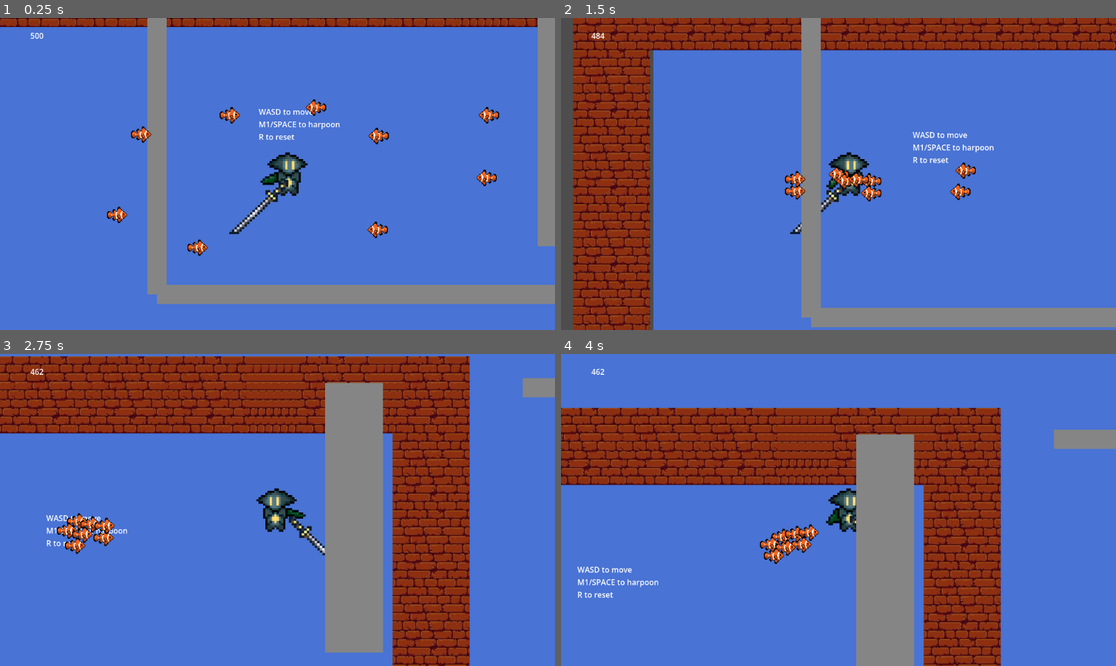
Above: before the commit, frames 1-4 (two rows, left to right).
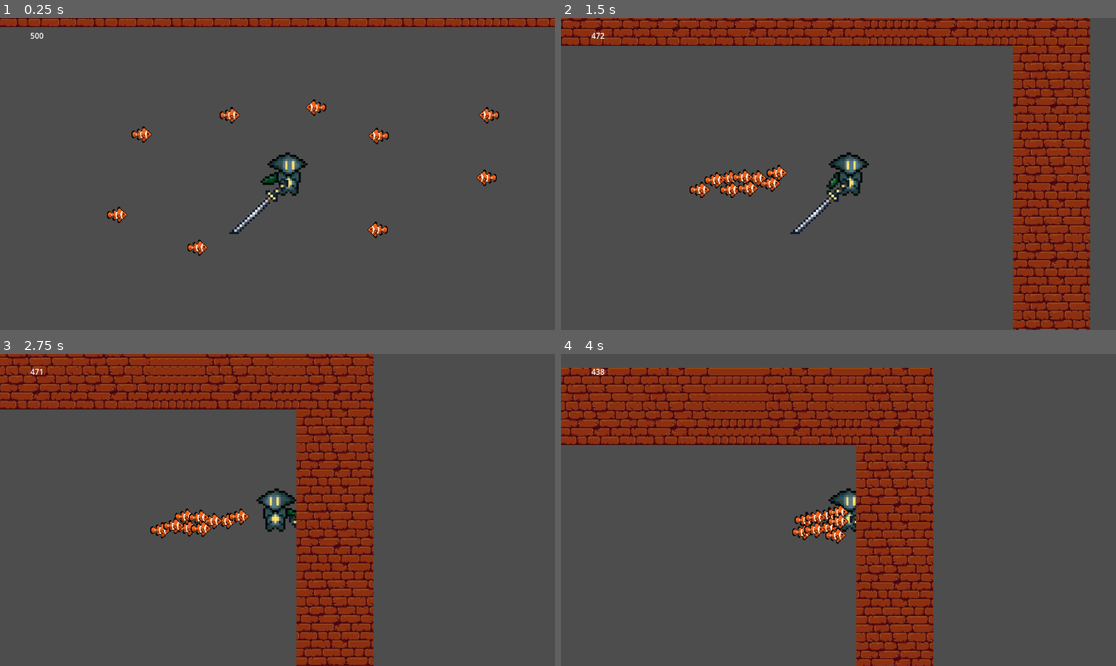
Above: after the commit, the same moments.

Repository: CommanderTuna999/Ocean-Game
Game: Godot game, scene res://Scenes/Game.tscn
Two runs of this game, one before a commit and one after it. Both use one fixed random seed, a clock stepped at 60 frames per second and the inputs below.
Inputs (mouse positions are in pixels of both pictures, inside the frame that each line leads up to):
- Up to frame 1 (0.25 s): no input
- Up to frame 2 (1.5 s): move the mouse to (960, 158) at 0.52 s; hold D (Right) from 0.53 s (still down); tap Space (Harpoon) at 0.6 s; tap W (Up) at 0.77 s; move the mouse to (727, 189) at 1.27 s; tap Shift (Shift) at 1.35 s
- Up to frame 3 (2.75 s): tap W (Up) at 1.52 s; move the mouse to (333, 441) at 2.02 s; release D (Right) at 2.03 s; hold A (Left) from 2.03 s (still down); click (333, 441) at 2.1 s
- Up to frame 4 (4 s): move the mouse to (810, 572) at 2.77 s; release A (Left) at 2.78 s; hold D (Right) from 2.78 s (still down); tap Space (Harpoon) at 2.85 s; tap W (Up) at 3.02, 3.77 s; move the mouse to (1005, 556) at 3.52 s; hold Shift (Shift) from 3.53 s (still down)

The runs differ from the first frame. In frame 1, 96% of the frame differs, in the area x 0-100%, y 0-100%; in frame 2, 93%; in frame 3, 93%; in frame 4, 96%.

Commit message:
clownfish attempt

Diff:
--- a/main game---ocean-thing/Scenes/Game.tscn
+++ b/main game---ocean-thing/Scenes/Game.tscn
@@ -1,14 +1,9 @@
 [gd_scene format=3 uid="uid://bgqp8w4nt7h7l"]
 
 [ext_resource type="PackedScene" uid="uid://bdqbpmxw31kbp" path="res://Scenes/player.tscn" id="1_gl6un"]
-[ext_resource type="PackedScene" uid="uid://2ltwnngvnohm" path="res://Scenes/target.tscn" id="2_j5yw3"]
-[ext_resource type="Script" uid="uid://utouu2ijuyh1" path="res://Scripts/exit.gd" id="3_j5yw3"]
 [ext_resource type="PackedScene" uid="uid://b7brt10lbkmsj" path="res://tile_map.tscn" id="4_b2bpf"]
 [ext_resource type="PackedScene" uid="uid://ony1pqjkvd1j" path="res://Scenes/clownfish.tscn" id="4_kldst"]
 [ext_resource type="PackedScene" uid="uid://ugr4xifmou0g" path="res://Scenes/weapon.tscn" id="5_b2bpf"]
-
-[sub_resource type="RectangleShape2D" id="RectangleShape2D_7f73g"]
-size = Vector2(40, 40)
 
 [node name="Game" type="Node2D" unique_id=1539891490]
 
@@ -19,116 +14,6 @@
 [node name="Weapon" parent="Player" unique_id=855850943 instance=ExtResource("5_b2bpf")]
 position = Vector2(4.8026733, 3.4092407)
 scale = Vector2(0.2183065, 0.22728147)
-
-[node name="Walls" type="Node" parent="." unique_id=1369482931]
-
-[node name="Floor" parent="Walls" unique_id=1651527836 instance=ExtResource("2_j5yw3")]
-position = Vector2(0, 900)
-scale = Vector2(75, 1)
-collision_mask = 5
-
-[node name="Celing" parent="Walls" unique_id=1014854824 instance=ExtResource("2_j5yw3")]
-position = Vector2(0, -900)
-scale = Vector2(75, 1)
-collision_mask = 5
-
-[node name="Wall1" parent="Walls" unique_id=722288506 instance=ExtResource("2_j5yw3")]
-position = Vector2(-1500, 0)
-scale = Vector2(1, 45)
-collision_mask = 5
-
-[node name="Wall2" parent="Walls" unique_id=890476781 instance=ExtResource("2_j5yw3")]
-position = Vector2(1500, 0)
-scale = Vector2(1, 45)
-collision_mask = 5
-
-[node name="Pillars" type="Node" parent="." unique_id=1098698107]
-
-[node name="Pillar1" parent="Pillars" unique_id=1083930751 instance=ExtResource("2_j5yw3")]
-position = Vector2(-650, 520)
-scale = Vector2(3, 14)
-collision_mask = 5
-
-[node name="Pillar2" parent="Pillars" unique_id=784381479 instance=ExtResource("2_j5yw3")]
-position = Vector2(650, 600)
-scale = Vector2(3, 10)
-collision_mask = 5
-
-[node name="Pillar3" parent="Pillars" unique_id=443638159 instance=ExtResource("2_j5yw3")]
-position = Vector2(555, 45)
-scale = Vector2(1, 5)
-collision_mask = 5
-
-[node name="Pillar5" parent="Pillars" unique_id=1617715451 instance=ExtResource("2_j5yw3")]
-position = Vector2(-428, -210)
-scale = Vector2(1, 5)
-collision_mask = 5
-
-[node name="Pillar4" parent="Pillars" unique_id=1219289484 instance=ExtResource("2_j5yw3")]
-position = Vector2(-36, 616)
-scale = Vector2(1, 5)
-collision_mask = 5
-
-[node name="Platforms" type="Node" parent="." unique_id=1982289608]
-
-[node name="FloatingPlatform1" parent="Platforms" unique_id=451030061 instance=ExtResource("2_j5yw3")]
-position = Vector2(-100, 250)
-scale = Vector2(10, 1)
-collision_mask = 5
-
-[node name="FloatingPlatform2" parent="Platforms" unique_id=1408587882 instance=ExtResource("2_j5yw3")]
-position = Vector2(1050, 250)
-scale = Vector2(8, 1)
-collision_mask = 5
-
-[node name="CelingBlock1" parent="Platforms" unique_id=517380744 instance=ExtResource("2_j5yw3")]
-position = Vector2(508, -337)
-scale = Vector2(12, 1)
-collision_mask = 5
-
-[node name="Placeholderexit" type="Node" parent="." unique_id=413596699]
-
-[node name="exit" type="Area2D" parent="." unique_id=227424758]
-position = Vector2(1300, 650)
-scale = Vector2(2, 5)
-collision_layer = 2
-collision_mask = 5
-script = ExtResource("3_j5yw3")
-
-[node name="ColorRect" type="ColorRect" parent="exit" unique_id=711790698]
-offset_left = -20.0
-offset_top = -20.0
-offset_right = 20.0
-offset_bottom = 20.0
-color = Color(0, 1, 0.4117647, 1)
-metadata/_edit_use_anchors_ = true
-
-[node name="CollisionShape2D" type="CollisionShape2D" parent="exit" unique_id=11011457]
-shape = SubResource("RectangleShape2D_7f73g")
-
-[node name="ColorRect" type="ColorRect" parent="." unique_id=2092167439]
-z_index = -5
-offset_left = -1827.0
-offset_top = -1025.0
-offset_right = 1827.0
-offset_bottom = 1112.0
-color = Color(0.28569692, 0.45033473, 0.8309871, 1)
-
-[node name="TimerLabel" type="Label" parent="." unique_id=1433196563]
-offset_left = 1253.0001
-offset_top = 427.00003
-offset_right = 1271.0001
-offset_bottom = 450.00003
-scale = Vector2(5, 5)
-
-[node name="TimerLabel2" type="Label" parent="." unique_id=798990943]
-offset_left = -1289.0
-offset_top = 509.0
-offset_right = -1271.0
-offset_bottom = 532.0
-text = "WASD to move
-M1/SPACE to harpoon
-R to reset"
 
 [node name="UI" type="Node" parent="." unique_id=1877946204]
 
@@ -178,5 +63,3 @@
 [node name="TileMap" parent="." unique_id=610993365 instance=ExtResource("4_b2bpf")]
 position = Vector2(-946, 465)
 layer_0/tile_data = PackedInt32Array(2490317, 1, 0, 2490326, 1, 0, 2490336, 1, 0, 2490346, 1, 0, 2490356, 1, 0, 2490366 …(725 unchanged characters)…
-
-[connection signal="body_entered" from="exit" to="exit" method="_on_body_entered"]
--- a/main game---ocean-thing/Scenes/clownfish.tscn
+++ b/main game---ocean-thing/Scenes/clownfish.tscn
@@ -124,4 +124,5 @@
 [connection signal="body_entered" from="aggro_area" to="." method="_on_aggro_area_body_entered"]
 [connection signal="body_exited" from="aggro_area" to="." method="_on_aggro_area_body_exited"]
 [connection signal="area_entered" from="TemplateHurtbox" to="." method="_on_template_hurtbox_area_entered"]
+[connection signal="area_exited" from="TemplateHurtbox" to="." method="_on_template_hurtbox_area_exited"]
 [connection signal="body_entered" from="TemplateHurtbox" to="." method="_on_template_hurtbox_body_entered"]
--- a/main game---ocean-thing/Scripts/clownfish.gd
+++ b/main game---ocean-thing/Scripts/clownfish.gd
@@ -6,11 +6,11 @@
 
 extends CharacterBody2D
 var speed = 300
+var damage_occuring = false
 var aggro = false
 var chase_subject = null
 @onready var animated_sprite_2d: AnimatedSprite2D = $AnimatedSprite2D
 @onready var animation_player: AnimationPlayer = $AnimationPlayer
-
 var current_health = 20
 
 
@@ -40,7 +40,7 @@
 
 
 func _physics_process(_delta):
-	if aggro and chase_subject:
+	if aggro and chase_subject and not damage_occuring:
 		velocity = (chase_subject.global_position - global_position).normalized() * speed
 	else:
 		velocity = Vector2.ZERO
@@ -56,8 +56,8 @@
 
 # knockback script below
 func _on_template_hurtbox_area_entered(area: Area2D) -> void:
-	velocity.x = 0
-	if area.global_position.x < position.x:
-		position.x += 100
-	elif area.global_position.x > position.x:
-		position.x -= 100
+		if area.global_position.x < position.x:
+			position.x += 100
+		elif area.global_position.x > position.x:
+			position.x -= 100
+		await get_tree().create_timer(0.1).timeout
